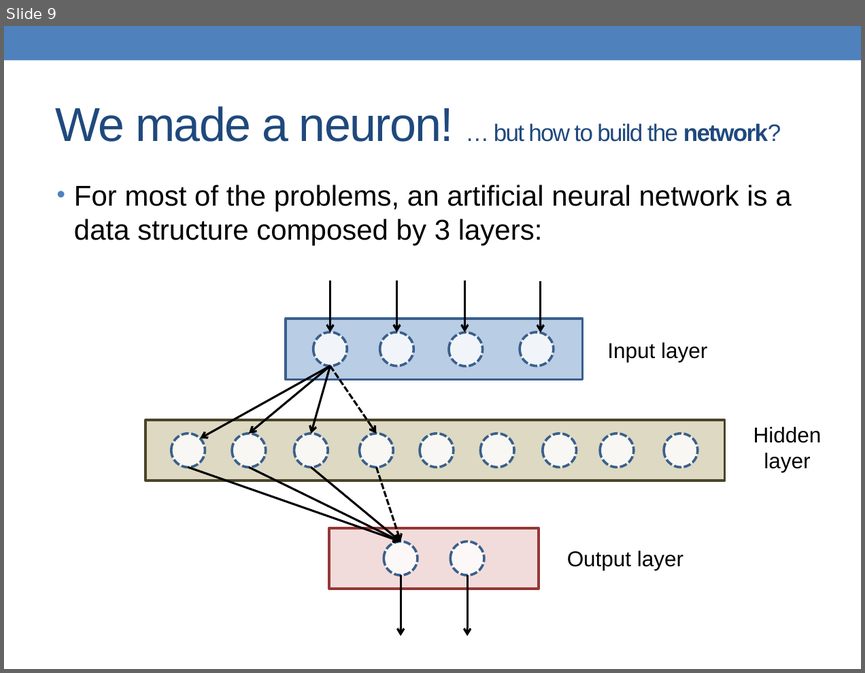
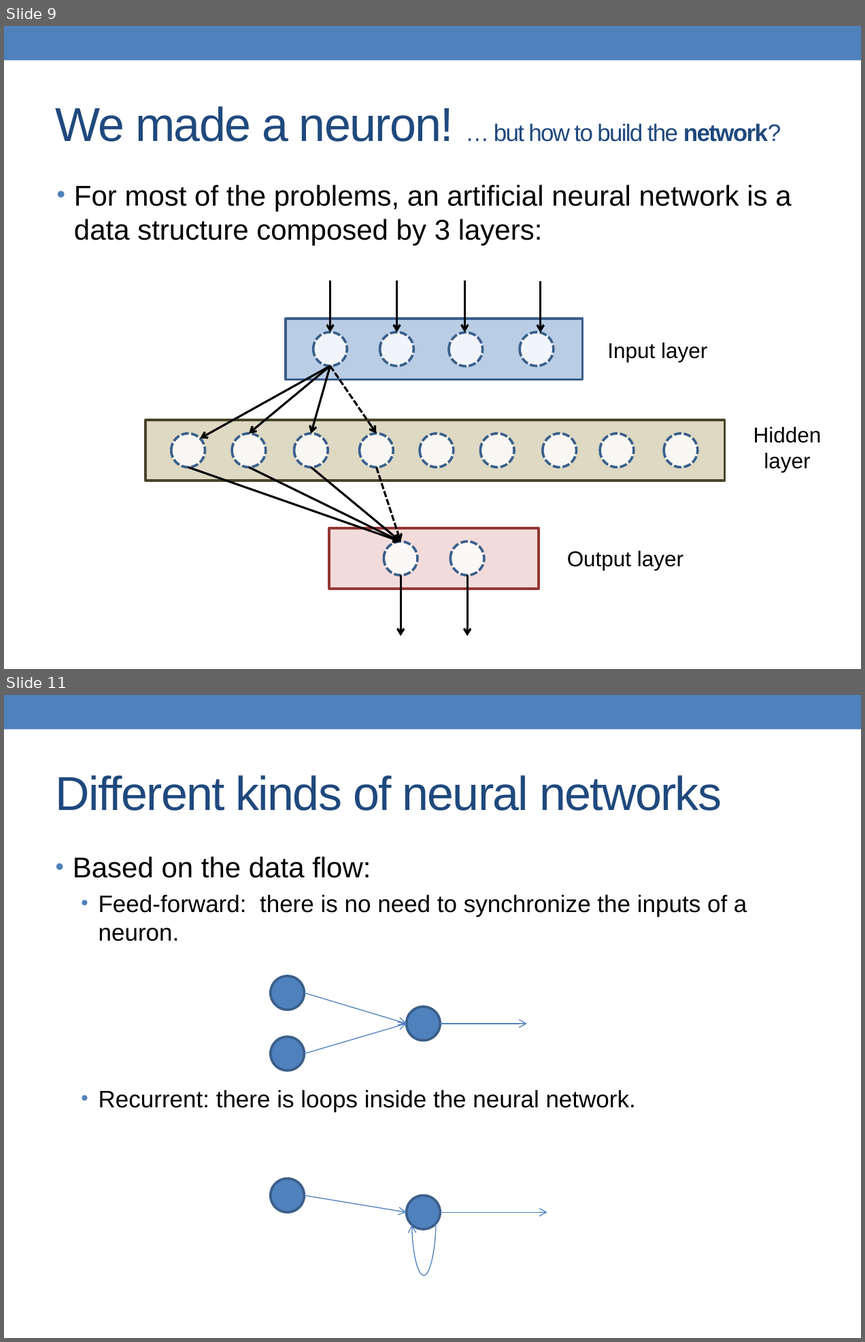
Before and after one commit to alessandrofrancesconi/carwin, a slide deck: presentation.pptx. Shown one above the other, each under a label of ours: slide 9 before the commit, slides 9 and 11 after it; the slides between them are not shown. The pictures are 865x673 and 865x1342 pixels, drawn with LibreOffice and Linux fonts; fonts in the diff are those of the drawing. Boxes give left, top, right and bottom in pixels: in the first picture for what was removed or moved away, otherwise in the second. Text is boxed around its words. In the diff, an @@ line names an element or a change of style, - is before the commit and + after.

```diff
--- a/presentation.pptx
+++ b/presentation.pptx
@@ slide 11 added at [4,695,861,1338], background #FFFFFF; not listed: 1 template element that a slide beside it also shows @@
@@ title added at [56,775,721,811], 40 pt, text #1F497D @@
+Different kinds of neural networks
@@ text added at [73,856,747,1112], 20 pt, text #000000 @@
+• Based on the data flow:
+  • Feed-forward: there is no need to synchronize the inputs of a neuron.
+  • Recurrent: there is loops inside the neural network.
@@ ellipse added at [271,976,304,1009], fill #4F81BD, outline #3A5F8C 2.08 pt @@
@@ arrow added from (304, 992) to (407, 1023), #4F81BD 0.75 pt @@
@@ ellipse added at [407,1007,440,1040], fill #4F81BD, outline #3A5F8C 2.08 pt @@
@@ ellipse added at [271,1037,304,1070], fill #4F81BD, outline #3A5F8C 2.08 pt @@
@@ arrow added from (304, 1053) to (407, 1023), #4F81BD 0.75 pt @@
@@ arrow added from (440, 1023) to (527, 1023), #4F81BD 0.75 pt @@
@@ ellipse added at [271,1178,304,1212], fill #4F81BD, outline #3A5F8C 2.08 pt @@
@@ arrow added from (304, 1195) to (407, 1212), #4F81BD 0.75 pt @@
@@ ellipse added at [407,1195,440,1229], fill #4F81BD, outline #3A5F8C 2.08 pt @@
@@ curved arrow added from (436, 1223) to (412, 1225), #4F81BD 0.75 pt @@
@@ arrow added from (440, 1212) to (547, 1212), #4F81BD 0.75 pt @@
```
Also in this commit, not shown: 2 slides changed, 2 other slides added, 1 other file.
